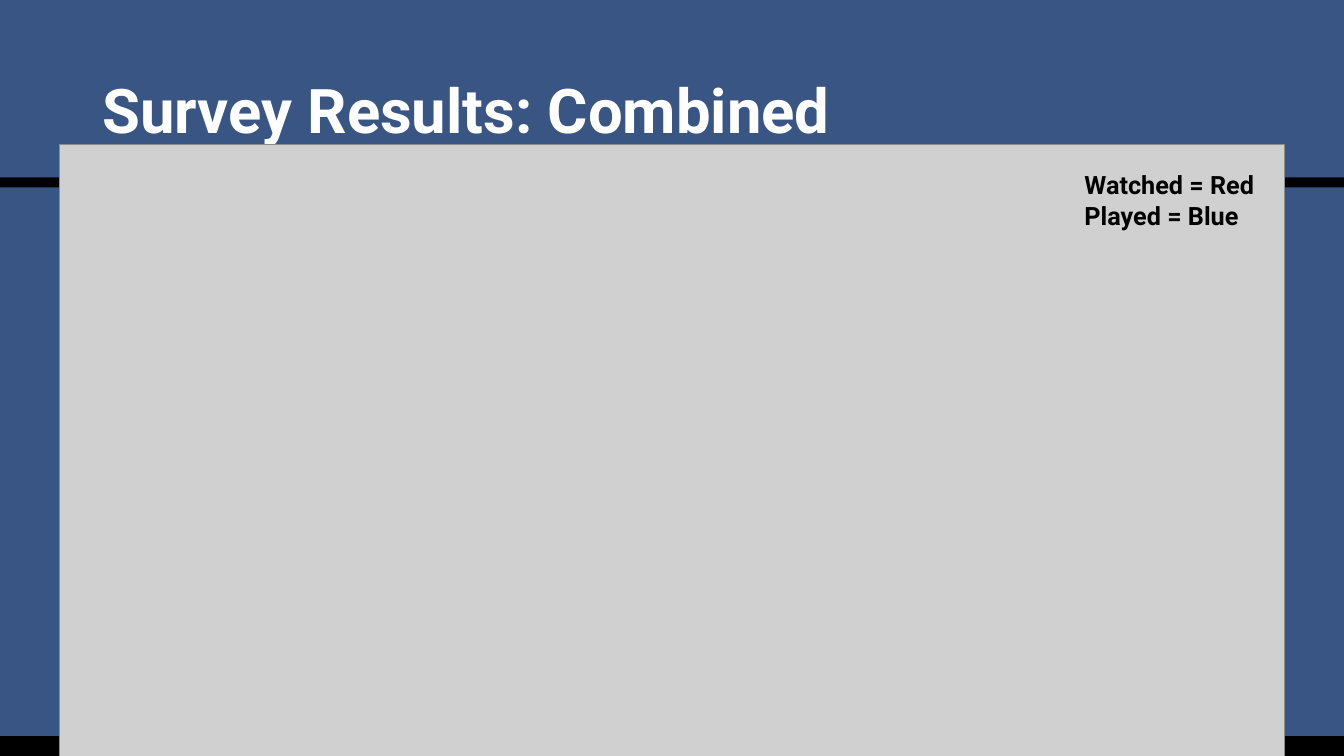
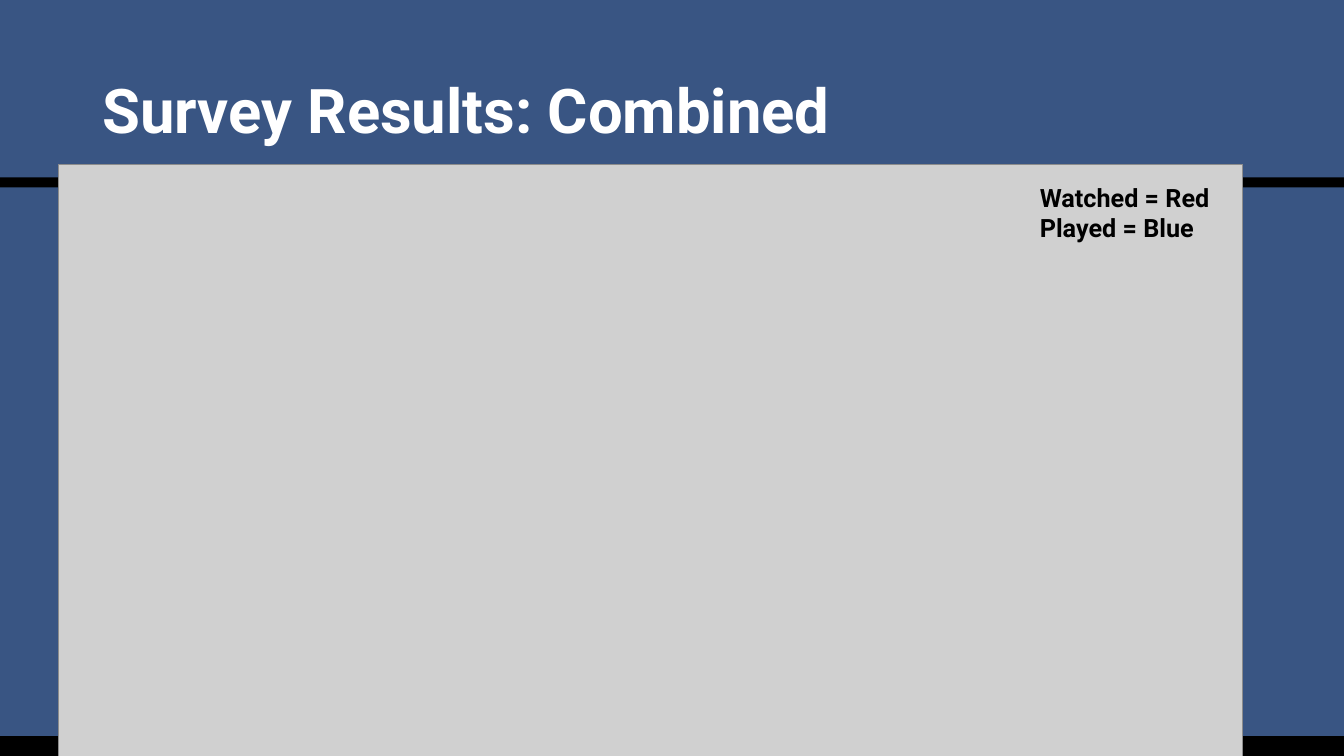
Before and after one commit to SuperMarioGiacomazzo/STOR538_WEBSITE, a slide deck: slide 9 of Slides/Sports Analytics 1/Sports_Analytics_1_Lecture.pptx (slide 8 before the commit). Drawn at 1344x756 pixels with LibreOffice and Linux fonts; fonts in the diff are those of the drawing; grey boxes stand for pictures. Boxes give left, top, right and bottom in pixels: in the first picture for what was removed or moved away, otherwise in the second. Text is boxed around its words. In the diff, an @@ line names an element or a change of style, - is before the commit and + after.

```diff
--- a/Slides/Sports Analytics 1/Sports_Analytics_1_Lecture.pptx
+++ b/Slides/Sports Analytics 1/Sports_Analytics_1_Lecture.pptx
@@ picture: place and size @@
-picture at [59,145,1285,756]
+picture at [58,164,1243,756]
@@ text "Watched = Red": place and size @@
-text "Watched = Red" at [1084,175,1254,231]
+text "Watched = Red" at [1040,188,1209,243]
```
Also in this commit, not shown: 9 other slides changed, 2 slides added, 4 slides removed, 12 other files.
